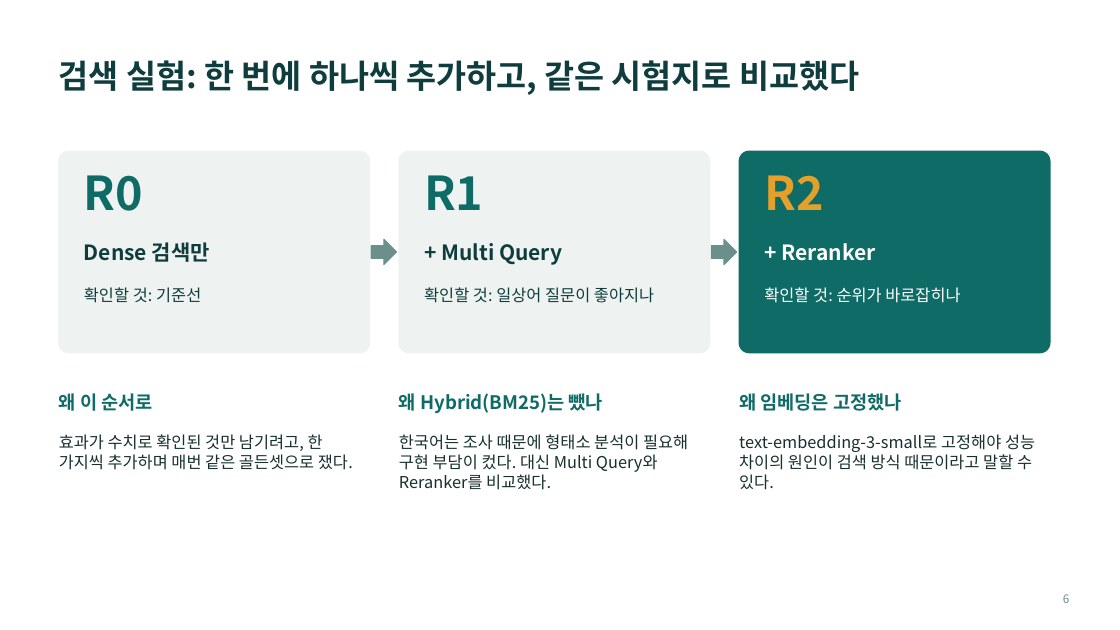
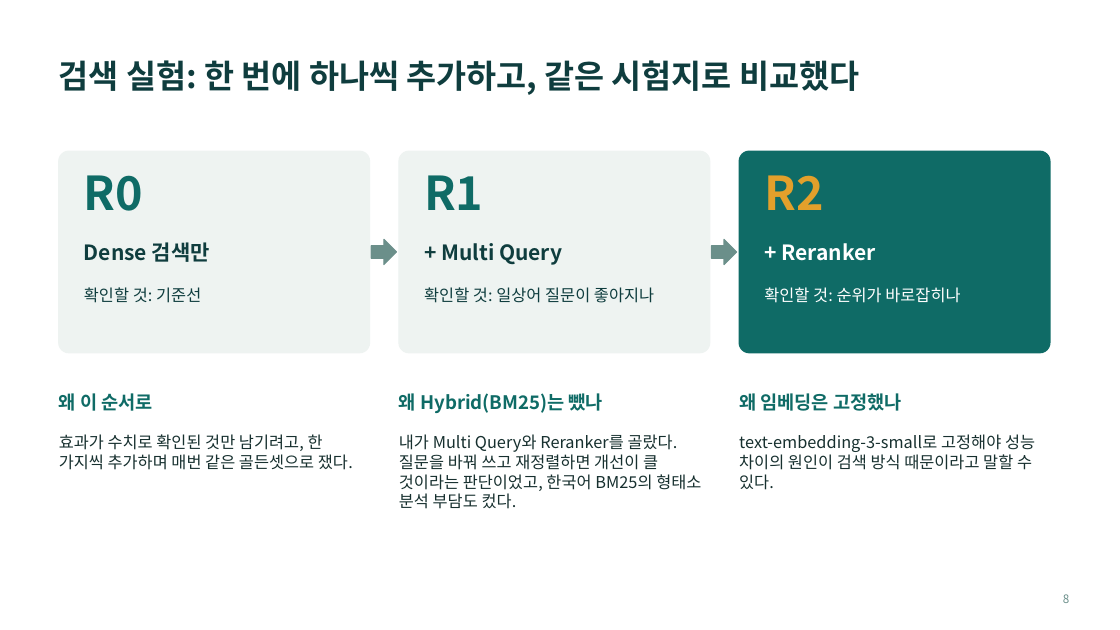
Before and after one commit to hatholion/RAG_Mini_Project, a slide deck: slide 8 of report/REPORT.pptx (slide 6 before the commit). Drawn at 1120x630 pixels with LibreOffice and Linux fonts; fonts in the diff are those of the drawing. Boxes give left, top, right and bottom in pixels: in the first picture for what was removed or moved away, otherwise in the second. Text is boxed around its words. In the diff, an @@ line names an element or a change of style, - is before the commit and + after.

```diff
--- a/report/REPORT.pptx
+++ b/report/REPORT.pptx
@@ text at (399,434,701,509): text changed @@
-한국어는 조사 때문에 형태소 분석이 필요해 구현 부담이 컸다. 대신 Multi Query와 Reranker를 비교했다.
+내가 Multi Query와 Reranker를 골랐다. 질문을 바꿔 쓰고 재정렬하면 개선이 클 것이라는 판단이었고, 한국어 BM25의 형태소 분석 부담도 컸다.
```
Also in this commit, not shown: 2 slides added, 2 other files.
